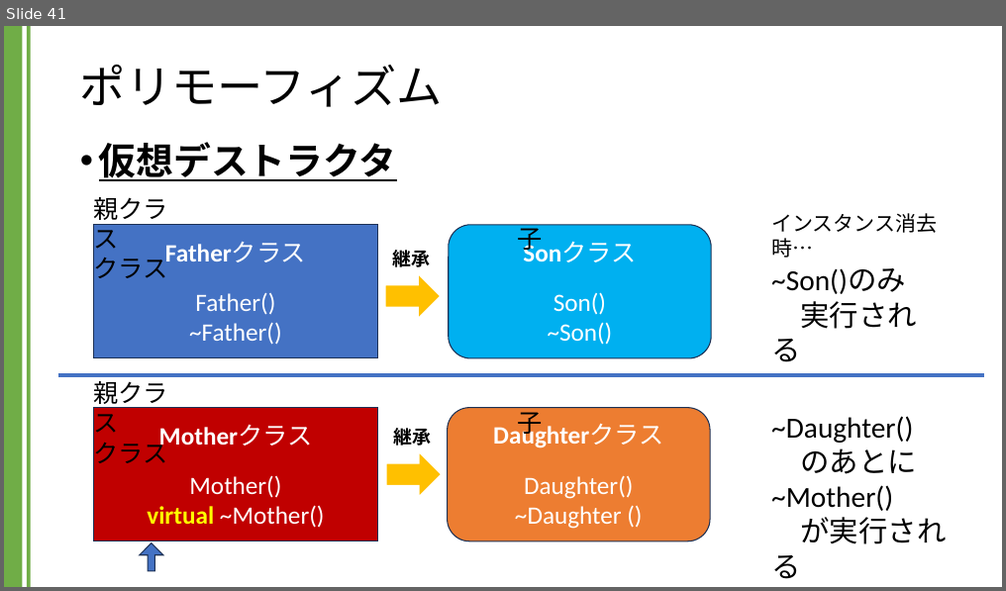
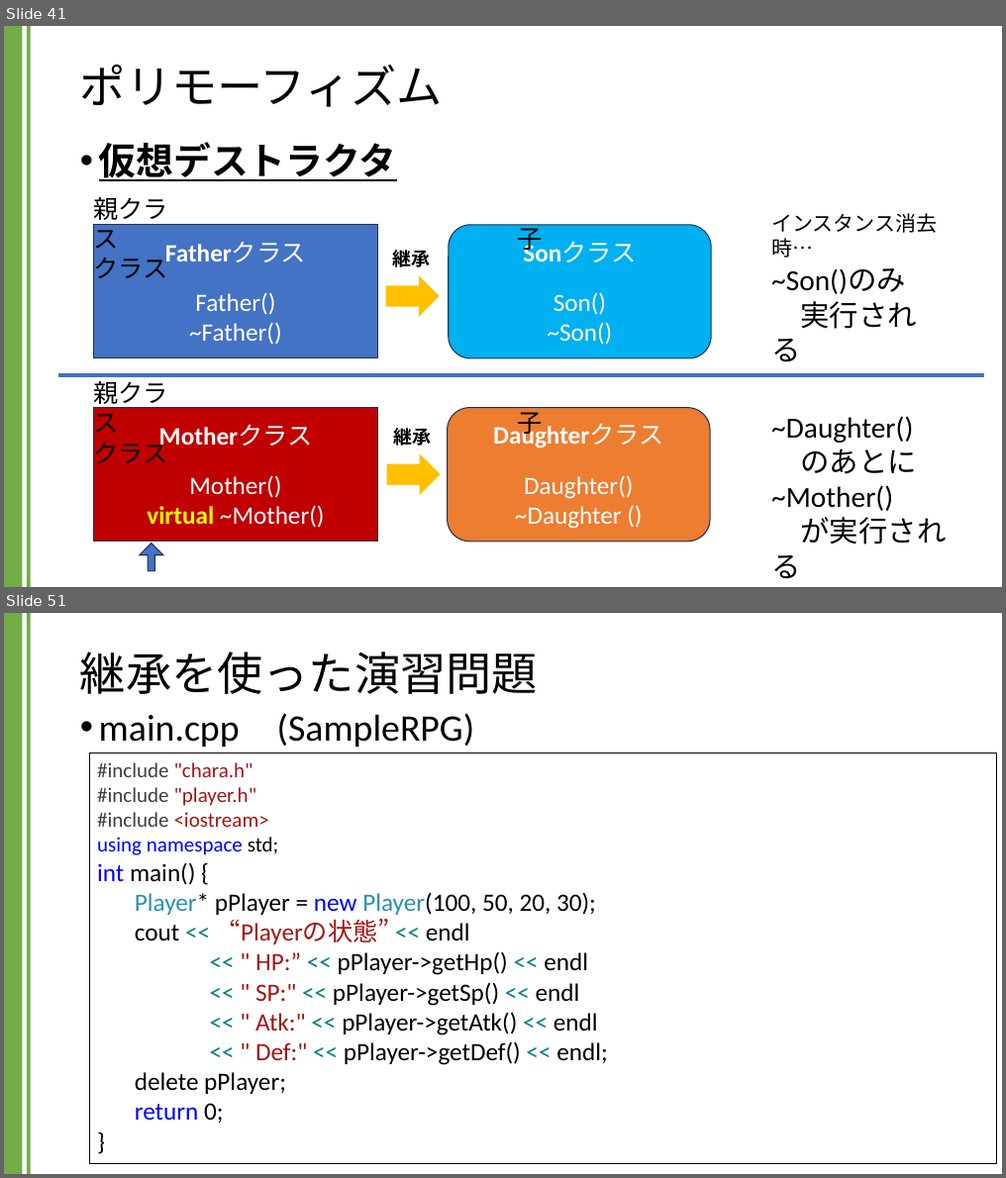
Before and after one commit to kic-murata/cpp2024, a slide deck: 授業資料/講義資料：継承とポリモーフィズム.pptx. Shown one above the other, each under a label of ours: slide 41 before the commit, slides 41 and 51 after it; the slides between them are not shown. The pictures are 1006x591 and 1006x1178 pixels, drawn with LibreOffice and Linux fonts; fonts in the diff are those of the drawing. Boxes give left, top, right and bottom in pixels: in the first picture for what was removed or moved away, otherwise in the second. Text is boxed around its words. In the diff, an @@ line names an element or a change of style, - is before the commit and + after.

```diff
--- a/授業資料/講義資料：継承とポリモーフィズム.pptx
+++ b/授業資料/講義資料：継承とポリモーフィズム.pptx
@@ slide 51 added at <box>4,613,1002,1174</box>, background #FFFFFF; not listed: 2 template elements that a slide beside it also shows @@
@@ title added at <box>80,652,538,694</box>, 44 pt, text #000000 @@
+継承を使った演習問題
@@ text added at <box>99,713,475,747</box>, 36 pt, text #000000 @@
+• main.cpp (SampleRPG)
@@ rectangle added at <box>90,753,997,1164</box>, outline #000000 0.75 pt, 24 pt, text #000000 @@
+#include "chara.h"
+#include "player.h"
+#include <iostream>
+using namespace std;
+int main() {
+Player* pPlayer = new Player(100, 50, 20, 30);
+cout << “Playerの状態” << endl
+<< " HP:” << pPlayer->getHp() << endl
+<< " SP:" << pPlayer->getSp() << endl
+<< " Atk:" << pPlayer->getAtk() << endl
+<< " Def:" << pPlayer->getDef() << endl;
+delete pPlayer;
+return 0;
+}
```
Also in this commit, not shown: 1 slide changed, 9 other slides added.
